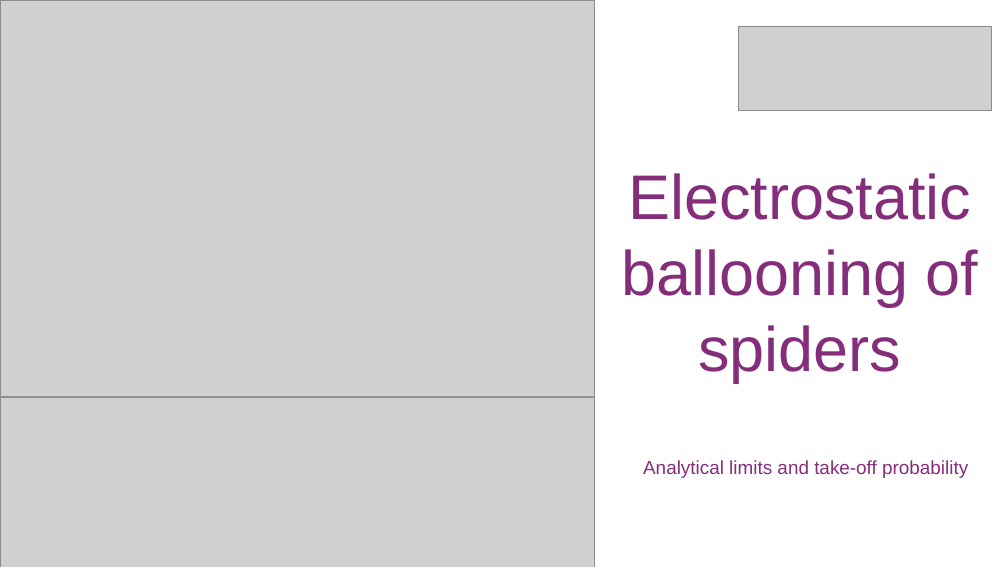
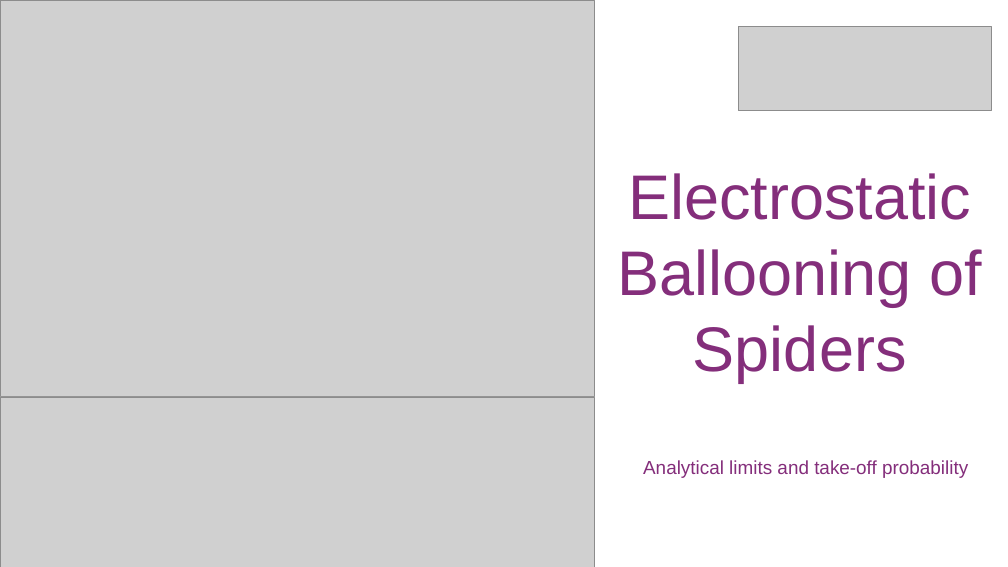
Before and after one commit to Tavi681/PoliPhysics, a slide deck: slide 1 of Tema 1/paper/Tema1.pptx. Drawn at 1008x567 pixels with LibreOffice and Linux fonts; fonts in the diff are those of the drawing; grey boxes stand for pictures. Boxes give left, top, right and bottom in pixels: in the first picture for what was removed or moved away, otherwise in the second. Text is boxed around its words. In the diff, an @@ line names an element or a change of style, - is before the commit and + after.

```diff
--- a/Tema 1/paper/Tema1.pptx
+++ b/Tema 1/paper/Tema1.pptx
@@ text at (x1=618, y1=173, x2=981, y2=382): text changed @@
-Electrostatic ballooning of spiders
+Electrostatic Ballooning of Spiders
```
Also in this commit, not shown: 1 other slide changed, 2 slides added, 2 slides removed, 1 other file.
